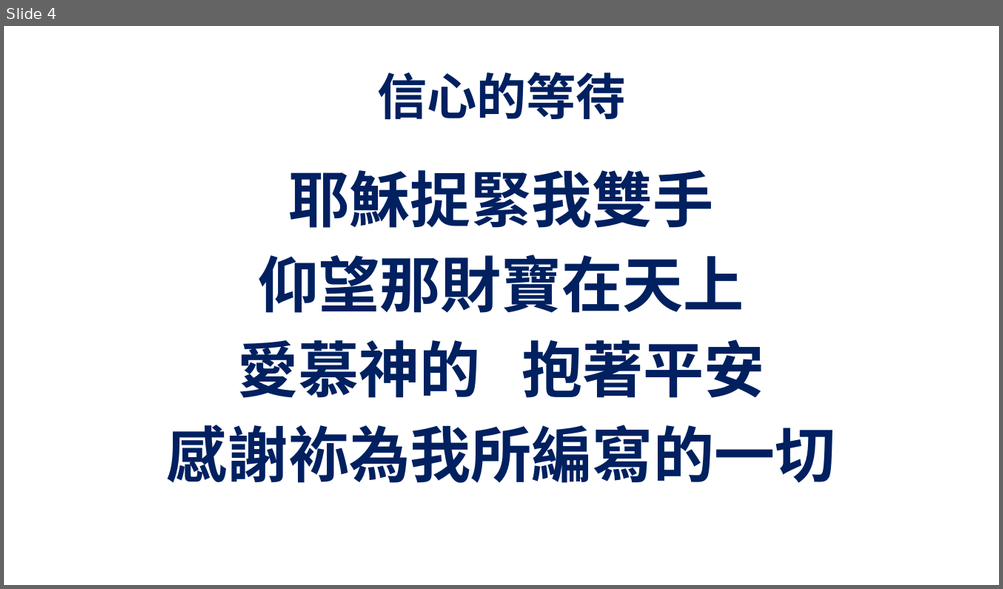
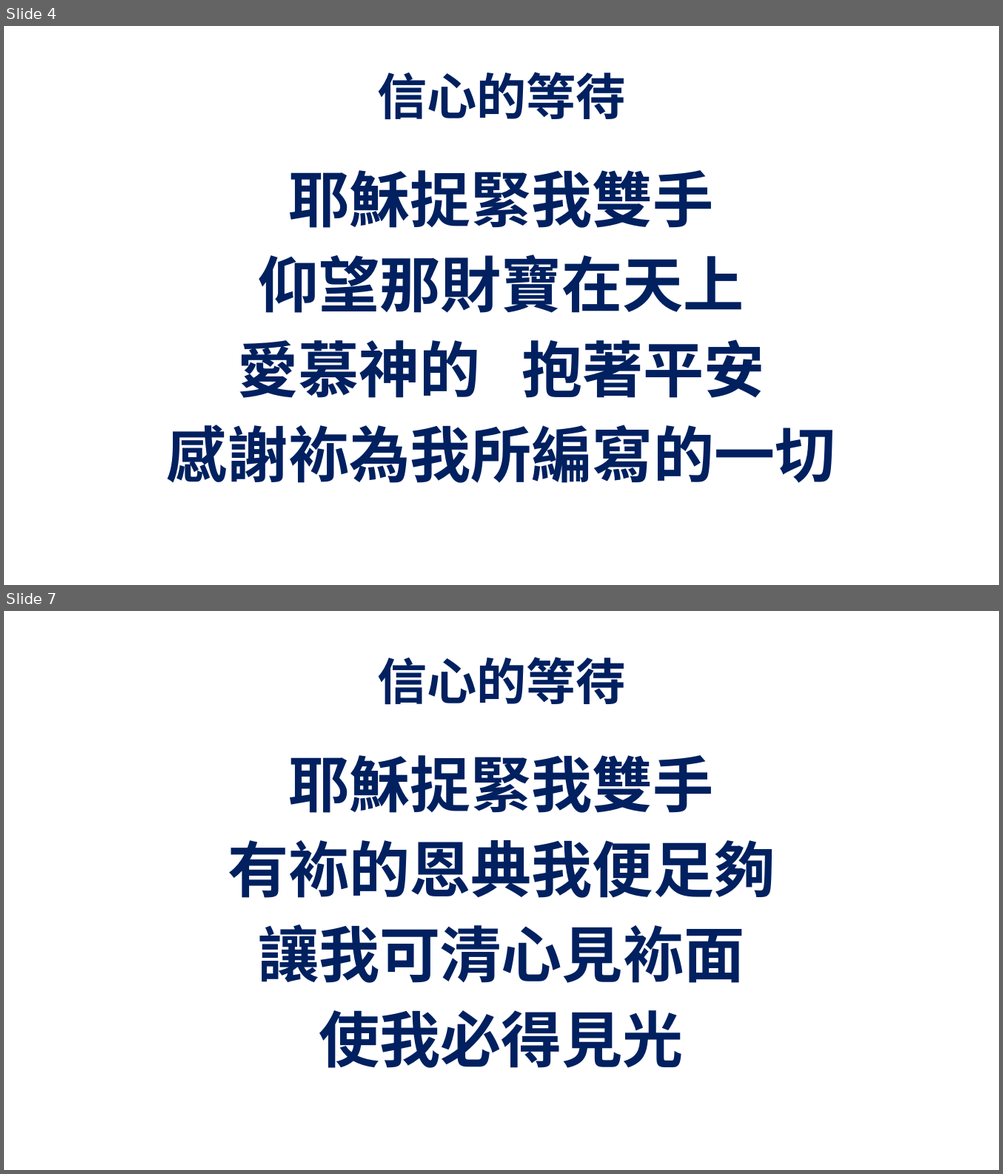
Before and after one commit to batisuoc/prayermeeting, a slide deck: 2020/12月/10-12-2020.pptx. Shown one above the other, each under a label of ours: slide 4 before the commit, slides 4 and 7 after it; the slides between them are not shown. The pictures are 1003x589 and 1003x1174 pixels, drawn with LibreOffice and Linux fonts; fonts in the diff are those of the drawing; background and template pictures are left out. Boxes give left, top, right and bottom in pixels: in the first picture for what was removed or moved away, otherwise in the second. Text is boxed around its words. In the diff, an @@ line names an element or a change of style, - is before the commit and + after.

```diff
--- a/2020/12月/10-12-2020.pptx
+++ b/2020/12月/10-12-2020.pptx
@@ slide 7 added at (4,611,999,1170), background picture (left out) @@
@@ title added at (377,657,626,705), 36 pt, text #002060, bold @@
+信心的等待
@@ text added at (227,755,774,1068), 44 pt, text #002060, bold @@
+耶穌捉緊我雙手
+有袮的恩典我便足夠
+讓我可清心見袮面
+使我必得見光
```
Also in this commit, not shown: 8 slides changed, 6 other slides added, 1 other file.
